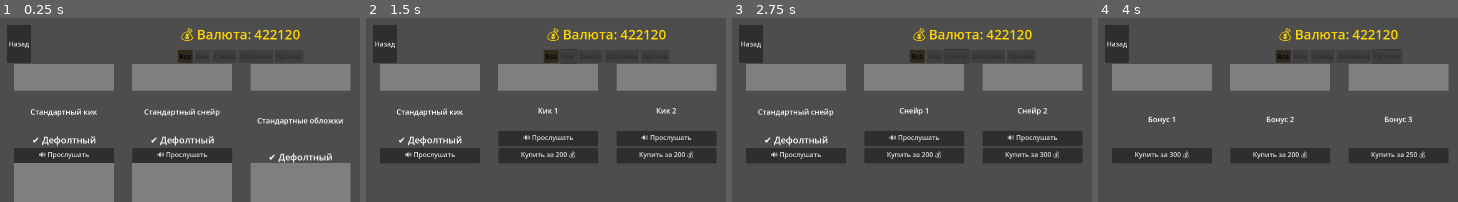
Above: before the commit, frames 1-4 (left to right).
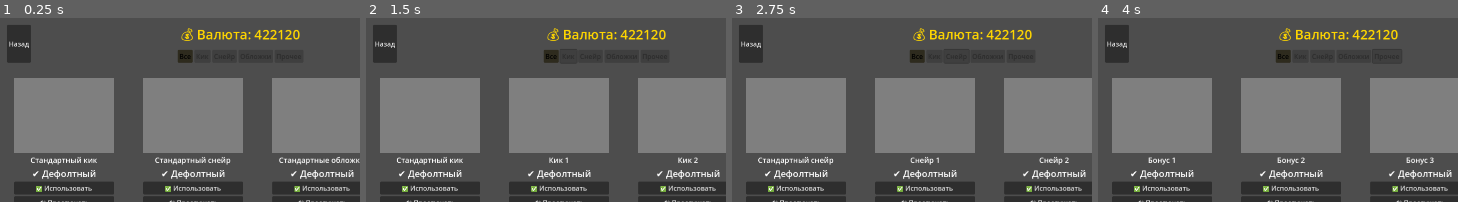
Above: after the commit, the same moments.

Repository: abletoburntheweb/RhythmFall
Game: Godot game, scene res://scenes/shop/shop_screen.tscn
Two runs of this game, one before a commit and one after it. Both use one fixed random seed, a clock stepped at 60 frames per second and the inputs below. This scene is started directly instead of the project's main scene.
Inputs:
- Up to frame 1 (0.25 s): no input
- Up to frame 2 (1.5 s): click "Все" at 0.5 s; click "Кик" at 1.25 s
- Up to frame 3 (2.75 s): click "Снейр" at 2 s
- Up to frame 4 (4 s): click "Обложки" at 2.75 s; click "Прочее" at 3.5 s

The runs differ from the first frame. In frame 1, 55% of the frame differs, in the area x 3-100%, y 25-100%; in frame 2, 47%; in frame 3, 47%; in frame 4, 47%.

Commit message:
fix shop items layout

Diff:
--- a/data/shop_data.json
+++ b/data/shop_data.json
@@ -70,48 +70,6 @@
 	  "category": "Фоны"
 	},
 	{
-	  "item_id": "background_1",
-	  "name": "Background 1",
-	  "price": 500,
-	  "image": "res://assets/shop/background/background_1.png",
-	  "category": "Фоны"
-	},
-	{
-	  "item_id": "background_2",
-	  "name": "Background 2",
-	  "price": 550,
-	  "image": "res://assets/shop/background/background_2.png",
-	  "category": "Фоны"
-	},
-	{
-	  "item_id": "background_3",
-	  "name": "Background 3",
-	  "price": 600,
-	  "image": "res://assets/shop/background/background_3.png",
-	  "category": "Фоны"
-	},
-	{
-	  "item_id": "background_4",
-	  "name": "Background 4",
-	  "price": 500,
-	  "image": "res://assets/shop/background/background_4.png",
-	  "category": "Фоны"
-	},
-	{
-	  "item_id": "background_5",
-	  "name": "Background 5",
-	  "price": 550,
-	  "image": "res://assets/shop/background/background_5.png",
-	  "category": "Фоны"
-	},
-	{
-	  "item_id": "background_6",
-	  "name": "Background 6",
-	  "price": 600,
-	  "image": "res://assets/shop/background/background_6.png",
-	  "category": "Фоны"
-	},
-	{
 	  "item_id": "covers_geometric",
 	  "name": "Геометрические обложки",
 	  "price": 200,
--- a/project.godot
+++ b/project.godot
@@ -10,7 +10,7 @@
 
 [application]
 
-config/name="RhythmFall"
+config/name="RhythmFall (Copy)"
 run/main_scene="uid://5vghv31ksise"
 config/features=PackedStringArray("4.5", "Forward Plus")
 config/icon="res://icon.svg"
--- a/scenes/shop/item_card.gd
+++ b/scenes/shop/item_card.gd
@@ -1,6 +1,6 @@
 # scenes/shop/item_card.gd
 extends Control
-
+signal cover_click_pressed(item_data: Dictionary)
 signal buy_pressed(item_id: String)
 signal use_pressed(item_id: String)
 signal preview_pressed(item_id: String)
@@ -25,11 +25,21 @@
 	if preview_button:
 		preview_button.pressed.connect(_on_preview_pressed)
 
+	var image_rect = $MarginContainer/ContentContainer/ImageRect
+	if image_rect:
+		image_rect.mouse_filter = Control.MOUSE_FILTER_STOP
+		image_rect.gui_input.connect(_on_image_rect_gui_input)
+
 	_setup_item()
 
 	custom_minimum_size = Vector2(280, 350)
 	print("ItemCard.gd: Установлен custom_minimum_size: ", custom_minimum_size)
 
+
+func _on_image_rect_gui_input(event: InputEvent):
+	if event is InputEventMouseButton and event.button_index == MOUSE_BUTTON_LEFT and event.pressed:
+		if item_data.get("category", "") == "Обложки":
+			emit_signal("cover_click_pressed", item_data)
 
 func _setup_item():
 	if not item_data:
@@ -42,41 +52,41 @@
 
 	if image_rect:
 		var image_path = item_data.get("image", "")
+		var images_folder = item_data.get("images_folder", "")
 		var texture = null
 
 		if image_path != "":
-			texture = load(image_path)
-			if texture and texture is ImageTexture:
-				image_rect.texture = texture
-				image_rect.visible = true
-				name_label.visible = true
+			if FileAccess.file_exists(image_path):
+				texture = load(image_path)
+				if texture and texture is ImageTexture:
+					image_rect.texture = texture
+					image_rect.visible = true
+					name_label.visible = true
+				else:
+					print("ItemCard.gd: Ошибка загрузки текстуры: ", image_path)
+					_create_placeholder_with_text()
 			else:
-				print("ItemCard.gd: Ошибка загрузки текстуры: ", image_path)
+				print("ItemCard.gd: Файл не существует: ", image_path)
+				_create_placeholder_with_text()
+		elif images_folder != "":
+			var cover_path = images_folder + "/cover1.png"
+			if FileAccess.file_exists(cover_path):
+				texture = load(cover_path)
+				if texture and texture is ImageTexture:
+					image_rect.texture = texture
+					image_rect.visible = true
+					name_label.visible = true
+				else:
+					print("ItemCard.gd: Ошибка загрузки текстуры обложки: ", cover_path)
+					_create_placeholder_with_text()
+			else:
+				print("ItemCard.gd: Файл обложки не существует: ", cover_path)
 				_create_placeholder_with_text()
 		else:
 			print("ItemCard.gd: Путь к изображению пустой")
 			_create_placeholder_with_text()
 	else:
 		print("ItemCard.gd: ImageRect не найден")
-
-	if status_label:
-		status_label.visible = false
-
-	is_default = item_data.get("item_id", "").ends_with("_default")
-	if is_default:
-		status_label.text = "✔️ Дефолтный"
-		status_label.visible = true
-
-	is_active = item_data.get("is_active", false)
-	if is_active and not is_default:
-		status_label.text = "✅ Используется"
-		status_label.visible = true
-
-	is_purchased = item_data.get("is_purchased", false)
-	if is_purchased and not is_default:
-		status_label.visible = false
-
-	_update_buttons_and_status()
 
 func _create_placeholder_with_text():
 	var image_rect = $MarginContainer/ContentContainer/ImageRect
--- a/scenes/shop/shop_screen.gd
+++ b/scenes/shop/shop_screen.gd
@@ -2,9 +2,7 @@
 extends Control
 
 var currency: int = 0
-
 var shop_data: Dictionary = {}
-
 var item_cards: Array[Node] = []
 
 func _ready():
@@ -29,7 +27,7 @@
 
 	_connect_category_buttons()
 
-	var items_scroll = $MainContent/MainVBox/ContentHBox/ItemListVBox/ItemsScroll
+	var items_scroll = $MainContent/MainVBox/ContentMargin/ContentHBox/ItemListVBox/ItemsScroll
 	if items_scroll:
 		print("ShopScreen.gd: ItemsScroll найден.")
 
@@ -41,20 +39,27 @@
 			if grid_container:
 				print("ShopScreen.gd: ItemsGrid найден.")
 
+				grid_container.custom_minimum_size = Vector2.ZERO
+
 				grid_container.size_flags_horizontal = Control.SIZE_EXPAND_FILL
 				grid_container.size_flags_vertical = Control.SIZE_EXPAND_FILL
 
-				var num_rows_estimate = 10
-				var row_spacing = 30
-				var estimated_height = (350 * num_rows_estimate) + (row_spacing * (num_rows_estimate - 1))
-				grid_container.custom_minimum_size = Vector2(280 * 5, estimated_height)
-				print("ShopScreen.gd: Установлен custom_minimum_size для ItemsGrid: ", grid_container.custom_minimum_size)
+				grid_container.add_theme_constant_override("v_separation", 30)
+				grid_container.add_theme_constant_override("h_separation", 30)
 
 				items_list_container.size_flags_horizontal = Control.SIZE_EXPAND_FILL
 				items_list_container.size_flags_vertical = Control.SIZE_EXPAND_FILL
 
 				items_scroll.size_flags_horizontal = Control.SIZE_EXPAND_FILL
 				items_scroll.size_flags_vertical = Control.SIZE_EXPAND_FILL
+
+				var content_hbox = $MainContent/MainVBox/ContentMargin/ContentHBox
+				if content_hbox:
+					print("ShopScreen.gd: Устанавливаю size_flags_vertical для ContentHBox")
+					content_hbox.size_flags_vertical = Control.SIZE_EXPAND_FILL
+				else:
+					print("ShopScreen.gd: ОШИБКА: ContentHBox не найден.")
+
 			else:
 				print("ShopScreen.gd: ОШИБКА: ItemsGrid не найден внутри ItemsListContainer.")
 		else:
@@ -132,53 +137,60 @@
 
 	var item_card_scene = preload("res://scenes/shop/item_card.tscn")
 
-	print("ShopScreen.gd: Попытка найти ItemsGrid по новому пути: $MainContent/MainVBox/ContentHBox/ItemListVBox/ItemsScroll/ItemsListContainer/ItemsGrid")
+	print("ShopScreen.gd: Попытка найти ItemsGrid по новому пути: $MainContent/MainVBox/ContentMargin/ContentHBox/ItemListVBox/ItemsScroll/ItemsListContainer/ItemsGrid")
 	var main_content = $MainContent
 	if main_content:
 		print("ShopScreen.gd: MainContent найден.")
 		var main_vbox = main_content.get_node("MainVBox")
 		if main_vbox:
 			print("ShopScreen.gd: MainVBox найден.")
-			var content_hbox = main_vbox.get_node("ContentHBox")
-			if content_hbox:
-				print("ShopScreen.gd: ContentHBox найден.")
-				var item_list_vbox = content_hbox.get_node("ItemListVBox")
-				if item_list_vbox:
-					print("ShopScreen.gd: ItemListVBox найден.")
-					var items_scroll = item_list_vbox.get_node("ItemsScroll")
-					if items_scroll:
-						print("ShopScreen.gd: ItemsScroll найден.")
-						var items_list_container = items_scroll.get_node("ItemsListContainer")
-						if items_list_container:
-							print("ShopScreen.gd: ItemsListContainer найден.")
-							var grid_container = items_list_container.get_node("ItemsGrid")
-							if grid_container:
-								print("ShopScreen.gd: ItemsGrid найден по новому пути $MainContent/MainVBox/ContentHBox/ItemListVBox/ItemsScroll/ItemsListContainer/ItemsGrid")
-								for i in range(items.size()):
-									var item_data = items[i]
-
-									var new_card = item_card_scene.instantiate()
-
-									new_card.item_data = item_data
-
-									new_card.buy_pressed.connect(_on_item_buy_pressed)
-									new_card.use_pressed.connect(_on_item_use_pressed)
-									new_card.preview_pressed.connect(_on_item_preview_pressed)
-
-									grid_container.add_child(new_card)
-									item_cards.append(new_card)
-
-								print("ShopScreen.gd: Создано карточек: ", item_cards.size())
+			var content_margin = main_vbox.get_node("ContentMargin")
+			if content_margin:
+				print("ShopScreen.gd: ContentMargin найден.")
+				var content_hbox = content_margin.get_node("ContentHBox")
+				if content_hbox:
+					print("ShopScreen.gd: ContentHBox найден.")
+					var item_list_vbox = content_hbox.get_node("ItemListVBox")
+					if item_list_vbox:
+						print("ShopScreen.gd: ItemListVBox найден.")
+						var items_scroll = item_list_vbox.get_node("ItemsScroll")
+						if items_scroll:
+							print("ShopScreen.gd: ItemsScroll найден.")
+							var items_list_container = items_scroll.get_node("ItemsListContainer")
+							if items_list_container:
+								print("ShopScreen.gd: ItemsListContainer найден.")
+								var grid_container = items_list_container.get_node("ItemsGrid")
+								if grid_container:
+									print("ShopScreen.gd: ItemsGrid найден по новому пути $MainContent/MainVBox/ContentMargin/ContentHBox/ItemListVBox/ItemsScroll/ItemsListContainer/ItemsGrid")
+									for i in range(items.size()):
+										var item_data = items[i]
+
+										var new_card = item_card_scene.instantiate()
+
+										new_card.item_data = item_data
+
+										new_card.buy_pressed.connect(_on_item_buy_pressed)
+										new_card.use_pressed.connect(_on_item_use_pressed)
+										new_card.preview_pressed.connect(_on_item_preview_pressed)
+
+										grid_container.add_child(new_card)
+										item_cards.append(new_card)
+
+									print("ShopScreen.gd: Создано карточек: ", item_cards.size())
+									items_scroll.scroll_vertical = 0
+									items_scroll.scroll_horizontal = 0
+								else:
+									print("ShopScreen.gd: ОШИБКА: ItemsGrid НЕ найден внутри ItemsListContainer.")
 							else:
-								print("ShopScreen.gd: ОШИБКА: ItemsGrid НЕ найден внутри ItemsListContainer.")
+								print("ShopScreen.gd: ОШИБКА: ItemsListContainer НЕ найден внутри ItemsScroll.")
 						else:
-							print("ShopScreen.gd: ОШИБКА: ItemsListContainer НЕ найден внутри ItemsScroll.")
+							print("ShopScreen.gd: ОШИБКА: ItemsScroll НЕ найден внутри ItemListVBox.")
 					else:
-						print("ShopScreen.gd: ОШИБКА: ItemsScroll НЕ найден внутри ItemListVBox.")
+						print("ShopScreen.gd: ОШИБКА: ItemListVBox НЕ найден внутри ContentHBox.")
 				else:
-					print("ShopScreen.gd: ОШИБКА: ItemListVBox НЕ найден внутри ContentHBox.")
+					print("ShopScreen.gd: ОШИБКА: ContentHBox НЕ найден внутри ContentMargin.")
 			else:
-				print("ShopScreen.gd: ОШИБКА: ContentHBox НЕ найден внутри MainVBox.")
+				print("ShopScreen.gd: ОШИБКА: ContentMargin НЕ найден внутри MainVBox.")
 		else:
 			print("ShopScreen.gd: ОШИБКА: MainVBox НЕ найден внутри MainContent.")
 	else:
@@ -204,7 +216,7 @@
 		new_card.use_pressed.connect(_on_item_use_pressed)
 		new_card.preview_pressed.connect(_on_item_preview_pressed)
 
-		var grid_container = $MainContent/MainVBox/ContentHBox/ItemListVBox/ItemsScroll/ItemsListContainer/ItemsGrid
+		var grid_container = $MainContent/MainVBox/ContentMargin/ContentHBox/ItemListVBox/ItemsScroll/ItemsListContainer/ItemsGrid
 		if grid_container:
 			grid_container.add_child(new_card)
 			item_cards.append(new_card)
--- a/scenes/shop/shop_screen.tscn
+++ b/scenes/shop/shop_screen.tscn
@@ -67,20 +67,26 @@
 layout_mode = 2
 text = "Прочее"
 
-[node name="ContentHBox" type="HBoxContainer" parent="MainContent/MainVBox"]
+[node name="ContentMargin" type="MarginContainer" parent="MainContent/MainVBox"]
+layout_mode = 2
+theme_override_constants/margin_top = 150
+
+[node name="ContentHBox" type="HBoxContainer" parent="MainContent/MainVBox/ContentMargin"]
+custom_minimum_size = Vector2(1920, 1230)
 layout_mode = 2
 
-[node name="ItemListVBox" type="VBoxContainer" parent="MainContent/MainVBox/ContentHBox"]
+[node name="ItemListVBox" type="VBoxContainer" parent="MainContent/MainVBox/ContentMargin/ContentHBox"]
 layout_mode = 2
 
-[node name="ItemsScroll" type="ScrollContainer" parent="MainContent/MainVBox/ContentHBox/ItemListVBox"]
+[node name="ItemsScroll" type="ScrollContainer" parent="MainContent/MainVBox/ContentMargin/ContentHBox/ItemListVBox"]
+clip_contents = false
 custom_minimum_size = Vector2(1920, 1080)
 layout_mode = 2
 
-[node name="ItemsListContainer" type="VBoxContainer" parent="MainContent/MainVBox/ContentHBox/ItemListVBox/ItemsScroll"]
+[node name="ItemsListContainer" type="VBoxContainer" parent="MainContent/MainVBox/ContentMargin/ContentHBox/ItemListVBox/ItemsScroll"]
 layout_mode = 2
 
-[node name="ItemsGrid" type="GridContainer" parent="MainContent/MainVBox/ContentHBox/ItemListVBox/ItemsScroll/ItemsListContainer"]
+[node name="ItemsGrid" type="GridContainer" parent="MainContent/MainVBox/ContentMargin/ContentHBox/ItemListVBox/ItemsScroll/ItemsListContainer"]
 custom_minimum_size = Vector2(1920, 1080)
 layout_mode = 2
 columns = 5
Binary file removed: assets/background/background_1.png
Not shown, removed: assets/background/background_1.png.import
Binary file removed: assets/background/background_2.png
Not shown, removed: assets/background/background_2.png.import
Binary file removed: assets/background/background_3.png
Not shown, removed: assets/background/background_3.png.import
Binary file removed: assets/background/background_4.png
Not shown, removed: assets/background/background_4.png.import
Binary file removed: assets/background/background_5.png
Not shown, removed: assets/background/background_5.png.import
Binary file removed: assets/background/background_6.png
Not shown, removed: assets/background/background_6.png.import
(and 146 more such lines)
